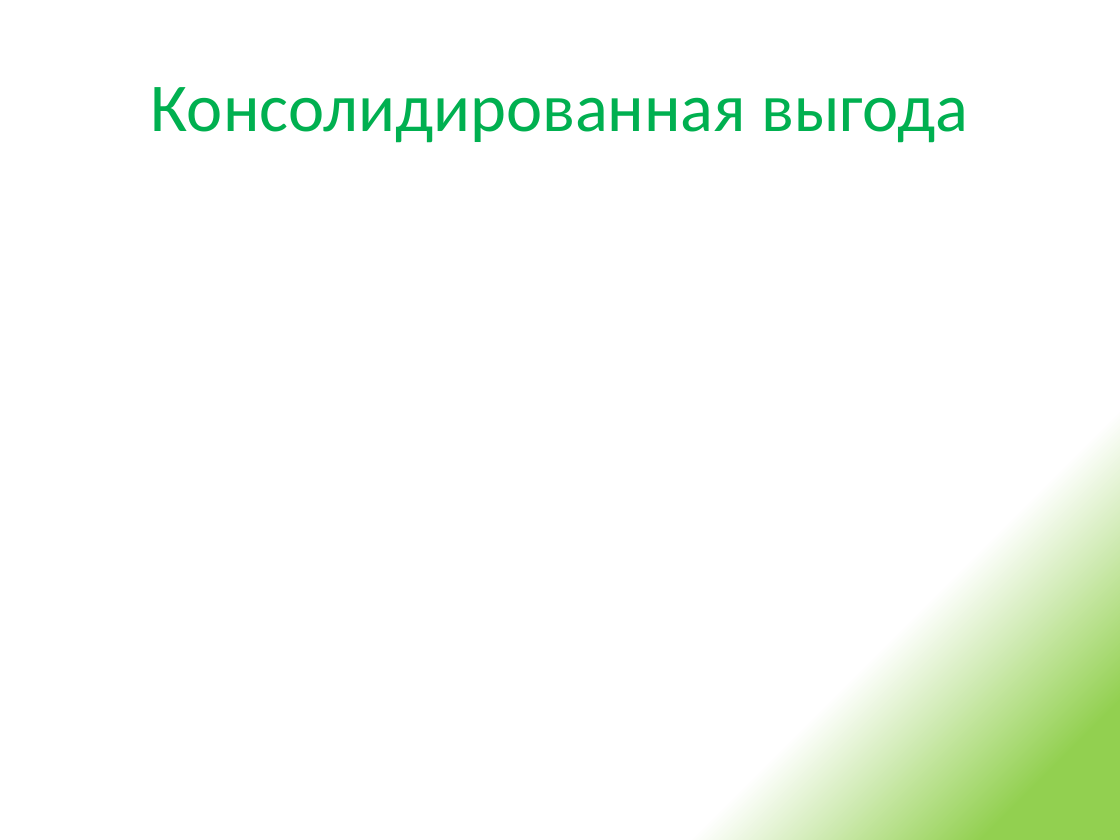
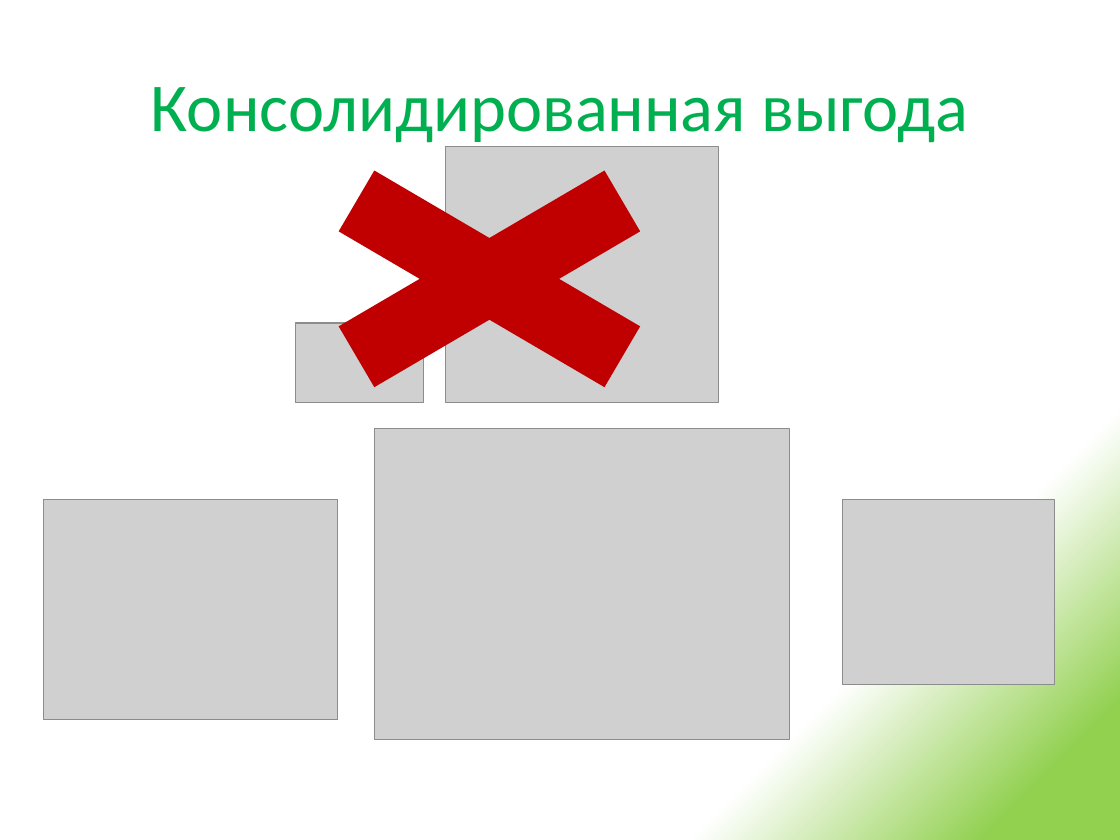
Before and after one commit to urgal/scft, a slide deck: slide 8 of Docs/Презентация решения.pptx (slide 9 before the commit). Drawn at 1120x840 pixels with LibreOffice and Linux fonts; fonts in the diff are those of the drawing; grey boxes stand for pictures. Boxes give left, top, right and bottom in pixels: in the first picture for what was removed or moved away, otherwise in the second. Text is boxed around its words. In the diff, an @@ line names an element or a change of style, - is before the commit and + after.

```diff
--- a/Docs/Презентация решения.pptx
+++ b/Docs/Презентация решения.pptx
@@ cross added at (234, 129, 746, 429), fill #C00000 @@
@@ picture added at (446, 147, 719, 403) @@
@@ picture added at (296, 323, 423, 402) @@
@@ picture added at (374, 429, 788, 740) @@
@@ picture added at (44, 500, 337, 720) @@
@@ picture added at (842, 500, 1054, 684) @@
```
Also in this commit, not shown: 2 other slides changed, 4 slides added, 2 slides removed, 4 other files.
